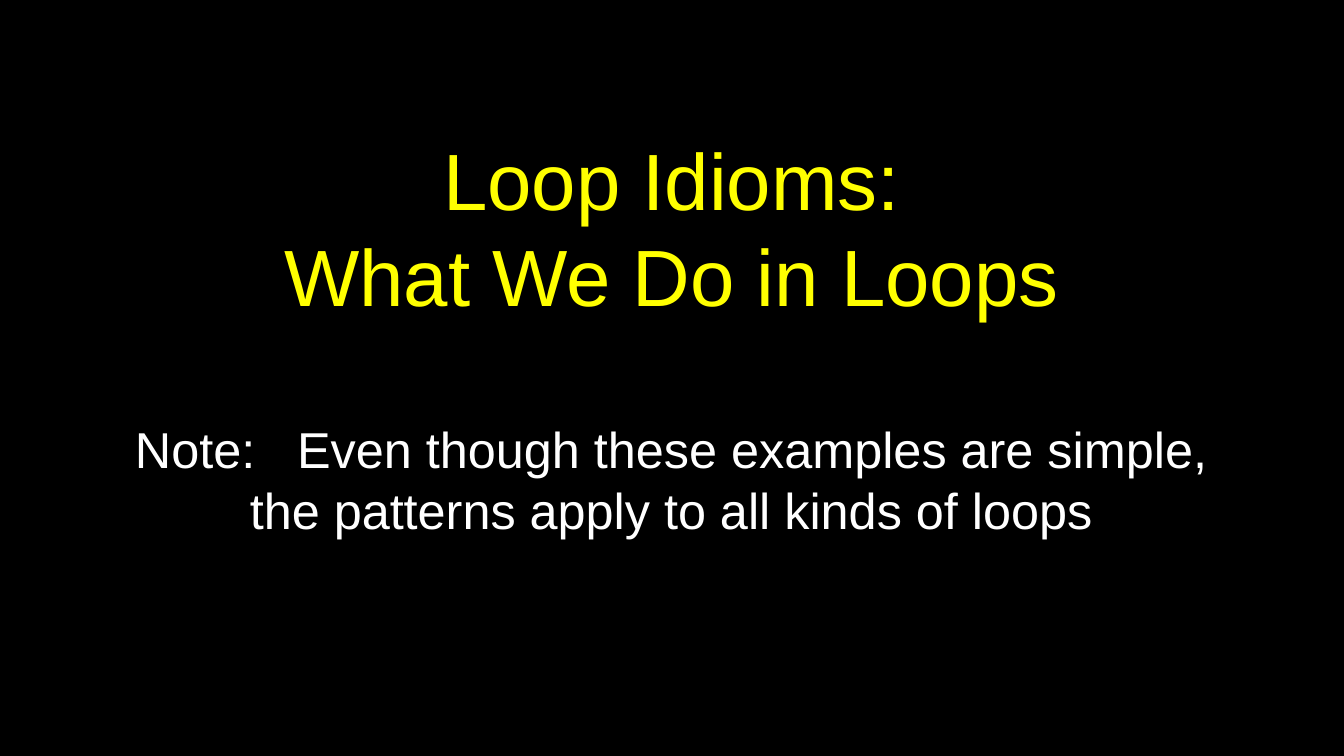
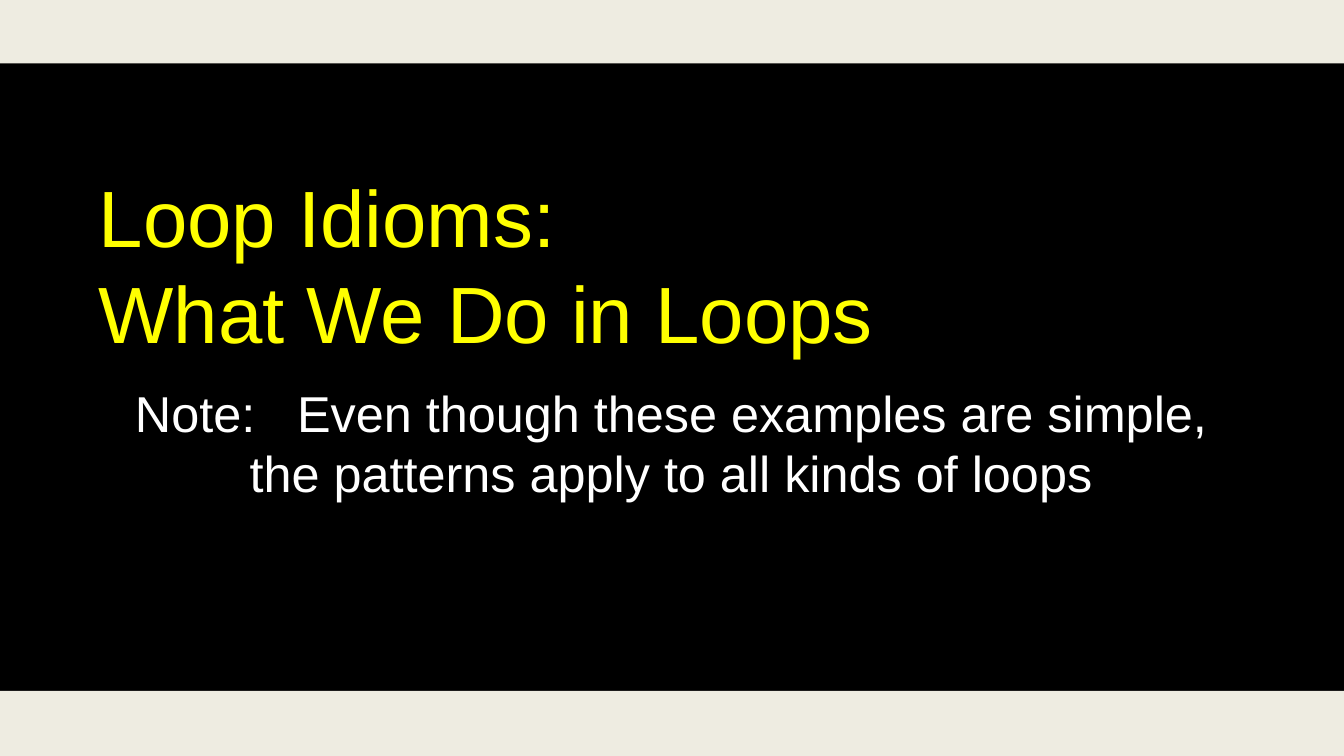
Before and after one commit to csev/py4e, a slide deck: slide 20 of lectures3/Pythonlearn-05-Iterations.pptx. Drawn at 1344x756 pixels with LibreOffice and Linux fonts; fonts in the diff are those of the drawing. Boxes give left, top, right and bottom in pixels: in the first picture for what was removed or moved away, otherwise in the second. Text is boxed around its words. In the diff, an @@ line names an element or a change of style, - is before the commit and + after.

```diff
--- a/lectures3/Pythonlearn-05-Iterations.pptx
+++ b/lectures3/Pythonlearn-05-Iterations.pptx
@@ rectangle added at box(0, 0, 1344, 63), fill #EEECE1 @@
@@ text at box(99, 189, 872, 358): text changed @@
-Loop Idioms:
-What We Do in Loops
+Loop Idioms:
+What We Do in Loops
@@ rectangle at box(0, 691, 1344, 756): fill #000000 to #EEECE1 @@
```
Also in this commit, not shown: 51 other slides changed.
